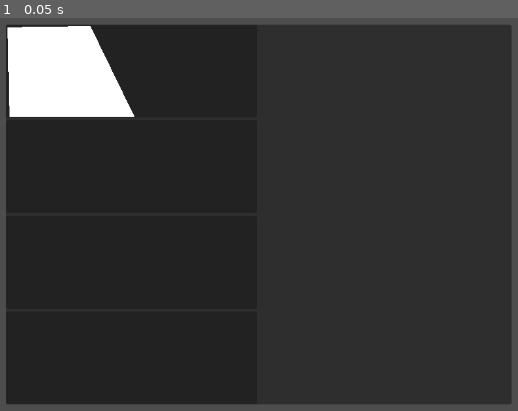
Above: before the commit, frame 1.
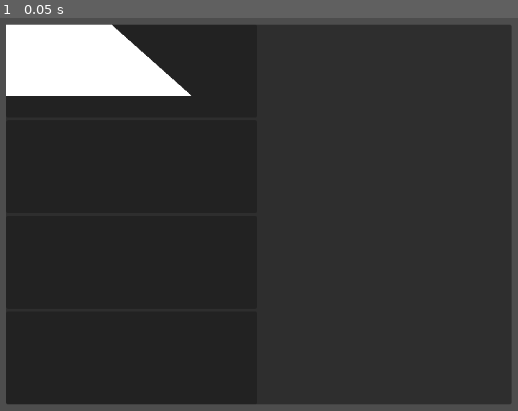
Above: after the commit, the same moment.

Repository: Rakk1/fossil-card-game
Game: Godot game, scene res://level_picker.tscn
Same seed, same stepped clock (60 frames per second), same inputs: the game is played once before the commit and once after it. This scene is started directly instead of the project's main scene.
Inputs:
- Up to frame 1 (0.05 s): no input

The runs differ from the first frame. In frame 1, 3.0% of the frame differs, in the area x 1-37%, y 1-26%.

Commit message:
fuck godot

Diff:
--- a/fossil-card-game/level_picker.tscn
+++ b/fossil-card-game/level_picker.tscn
@@ -1,4 +1,6 @@
 [gd_scene format=3 uid="uid://dxaqnmi4ukcd7"]
+
+[ext_resource type="Script" uid="uid://ba24qdo33av2k" path="res://panel.gd" id="1_t0c5w"]
 
 [node name="level picker" type="Control" unique_id=79218582]
 layout_mode = 3
@@ -37,6 +39,11 @@
 [node name="Panel" type="Panel" parent="MarginContainer/AspectRatioContainer/HBoxContainer/leftpage" unique_id=121532356]
 layout_mode = 2
 size_flags_vertical = 3
+script = ExtResource("1_t0c5w")
+
+[node name="Polygon2D" type="Polygon2D" parent="MarginContainer/AspectRatioContainer/HBoxContainer/leftpage/Panel" unique_id=353579591]
+polygon = PackedVector2Array(0, 0, 152.111, 0, 267.77472, 102.78952, 0, 102.79)
+uv = PackedVector2Array(-328.11407, -67.0461, -130.46057, -68.51019, -25.04535, 36.905014, -323.7218, 36.905014)
 
 [node name="Panel3" type="Panel" parent="MarginContainer/AspectRatioContainer/HBoxContainer/leftpage" unique_id=1371175197]
 layout_mode = 2
@@ -50,12 +57,6 @@
 layout_mode = 2
 size_flags_vertical = 3
 
-[node name="Polygon2D" type="Polygon2D" parent="MarginContainer/AspectRatioContainer/HBoxContainer/leftpage" unique_id=353579591]
-position = Vector2(200.42003, 87.13796)
-scale = Vector2(0.6041998, 1.242705)
-polygon = PackedVector2Array(-328.11407, -67.0461, -130.46057, -68.51019, -25.04535, 36.905014, -179.74194, 36.905, -323.7218, 36.905014)
-uv = PackedVector2Array(-328.11407, -67.0461, -130.46057, -68.51019, -25.04535, 36.905014, -323.7218, 36.905014)
-
 [node name="rightpage" type="VBoxContainer" parent="MarginContainer/AspectRatioContainer/HBoxContainer" unique_id=193538110]
 layout_mode = 2
 size_flags_horizontal = 3
--- /dev/null
+++ b/fossil-card-game/panel.gd
@@ -0,0 +1,15 @@
+extends Panel
+
+@onready var poly = $Polygon2D
+
+func _ready():
+	print(poly.position)
+
+func _input(event: InputEvent) -> void:
+	if event is InputEventMouseButton and event.pressed:
+		print(event)
+		print(global_position)
+		pointWithinPolygon(event.position,poly)
+
+func pointWithinPolygon(point,polygon):
+	print(Geometry2D.is_point_in_polygon(point-polygon.global_position,polygon.polygon))
Not shown, added: fossil-card-game/panel.gd.uid
